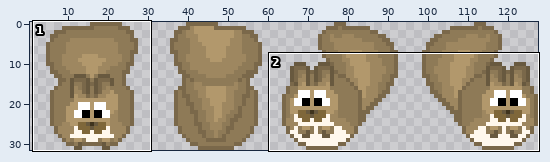
Two versions of one sprite sheet, battle-arena-react/public/assets/images/squirrel.png. The first picture is a wide view before the edit; the outline marks the close-up.
Close-up. First the earlier version:
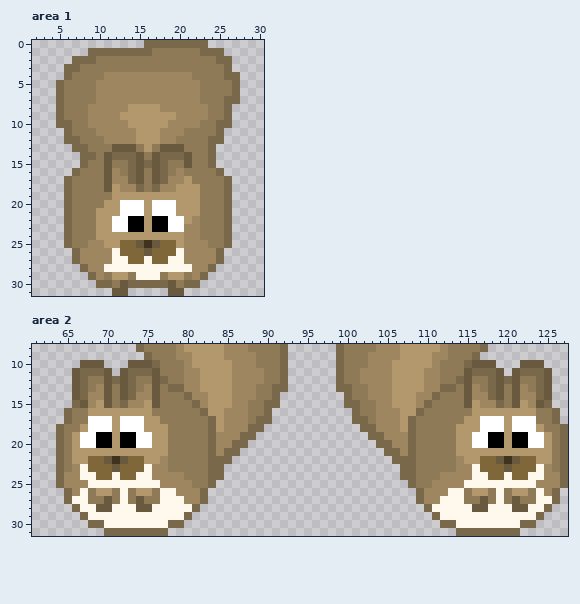
The file is 128x32 pixels. Colours within 5 levels of each other are drawn and written as one. Shown: area 1: x 2..30, y 0..31; area 2: x 61..127, y 8..31. The wide view leaves out empty margins.
The result:
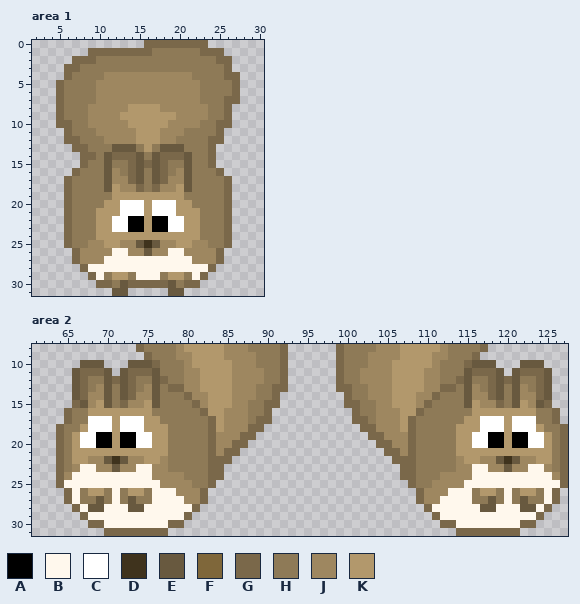
Palette (. is transparent): A #000000  B #fff8ed  C #ffffff  D #3f331d  E #68593f  F #7f673a  G #7a684a  H #8e7a57  J #9e8760  K #b2986c
The edit:
Area 1:
Colour F gives way to colour B in row 26 at x 13 and 19; in row 27 at x 14 to 15 and 17 to 18.
Colour J gives way to colour B in row 27 at x 11 and 21; in row 28 at x 9 to 10 and 22 to 23; in row 29 at x 10 and 22.
Colour H gives way to colour E in row 16 at x 21.
Colour K gives way to colour E in rows 17 to 18 at x 21.
Colour K gives way to colour H in row 18 at x 22; in row 19 at x 21 to 22; in row 20 at x 22.
Colour F gives way to colour J in row 25 at x 13 to 14 and 18 to 19; in row 26 at x 14 to 15 and 17 to 18.
Colour J gives way to colour K in row 22 at x 22; in rows 23 to 24 at x 21 to 22; in row 25 at x 21.
Area 2:
Colour E gives way to colour B in row 28 at x 70, 75, 116 and 121.
Colour F gives way to colour B in row 23 at x 68, 74, 117 and 123; in row 24 at x 69 to 70, 72 to 73, 118 to 119 and 121 to 122.
Colour H gives way to colour B in rows 26 to 27 at x 71, 76, 115 and 120.
Colour J gives way to colour B in row 24 at x 66 and 125; in row 25 at x 65 to 67 and 124 to 126; in row 26 at x 66 and 125.
Colour B gives way to colour E in row 28 at x 68, 73, 118 and 123.
Colour H gives way to colour E in row 27 at x 69, 73, 118 and 122.
Colour B gives way to colour H in rows 26 to 27 at x 67, 72, 119 and 124.
Colour E gives way to colour H in row 27 at x 70, 74, 117 and 121.
Colour K gives way to colour H in row 26 at x 70, 75, 116 and 121.
Colour F gives way to colour J in row 22 at x 68 to 69, 73 to 74, 117 to 118 and 122 to 123; in row 23 at x 69 to 70, 72 to 73, 118 to 119 and 121 to 122.
Colour H gives way to colour K in row 26 at x 68, 73, 118 and 123.
